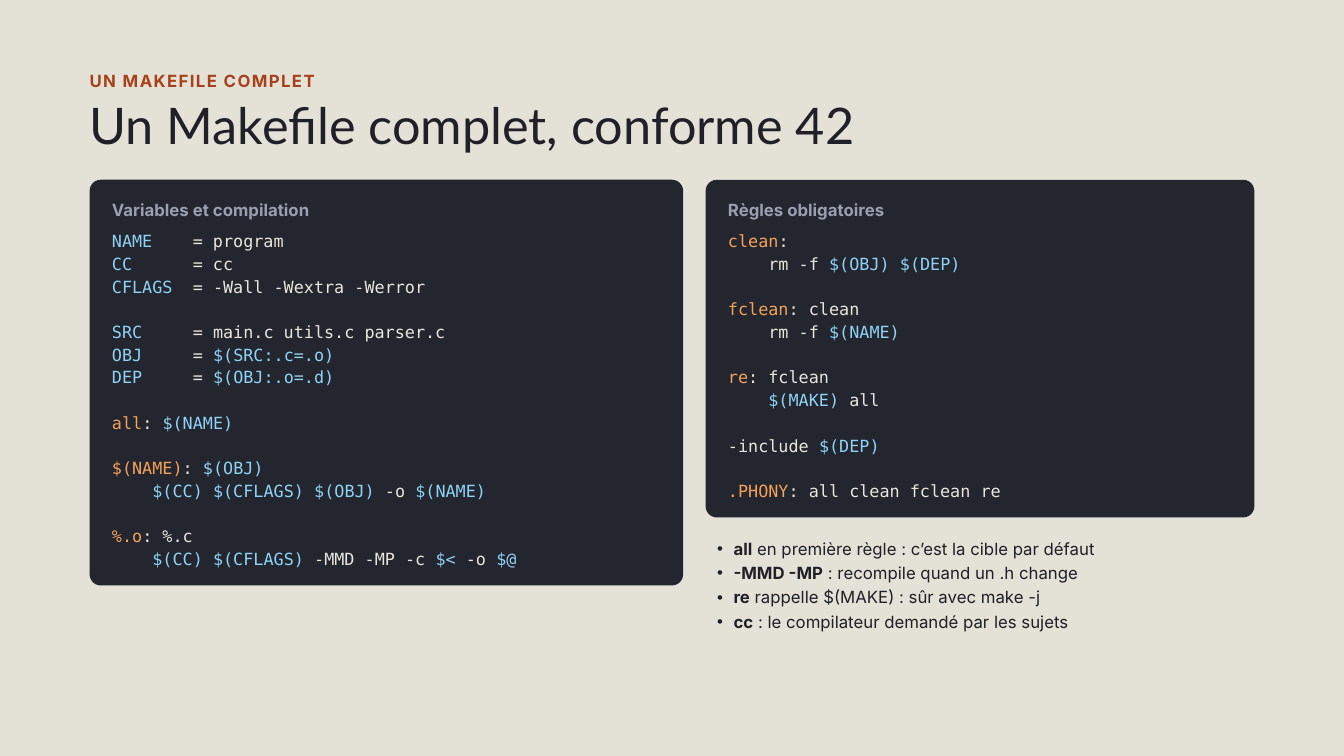
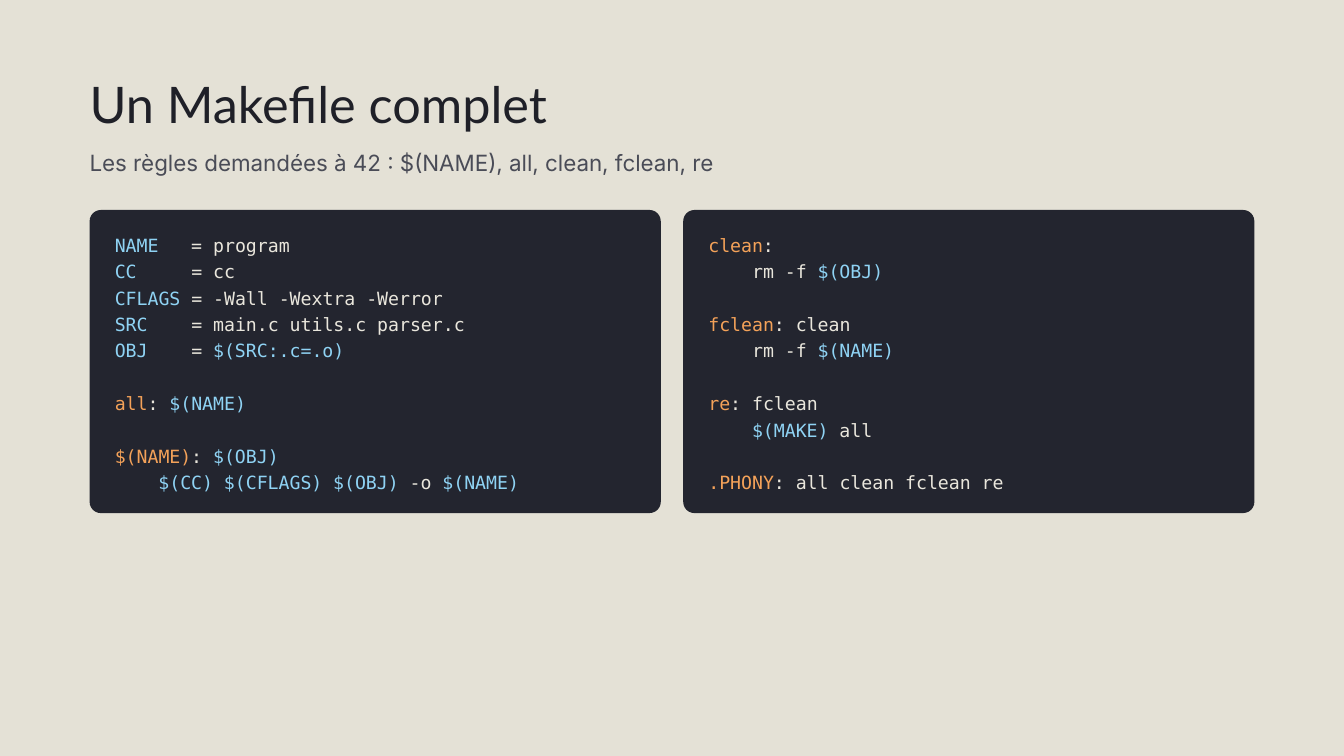
Before and after one commit to Blaeste/42-know, a slide deck: slide 11 of Makefile.pptx. Drawn at 1344x756 pixels with LibreOffice and Linux fonts; fonts in the diff are those of the drawing. Boxes give left, top, right and bottom in pixels: in the first picture for what was removed or moved away, otherwise in the second. Text is boxed around its words. In the diff, an @@ line names an element or a change of style, - is before the commit and + after.

```diff
--- a/Makefile.pptx
+++ b/Makefile.pptx
@@ title at [90,86,547,132]: text changed; size 12 to 36 pt; font Inter to Lato; text colour #A8411B to #1F2028; bold off @@
-UN MAKEFILE COMPLET
+Un Makefile complet
@@ text at [90,152,713,176]: text changed; size 36 to 16 pt; font Lato to Inter; text colour #1F2028 to #4A4C57 @@
-Un Makefile complet, conforme 42
+Les règles demandées à 42 : $(NAME), all, clean, fclean, re
@@ rounded rectangle removed at [90,179,684,586] @@
@@ rounded rectangle removed at [706,179,1254,517] @@
@@ text removed at [112,203,309,220] @@
-Variables et compilation
@@ text removed at [728,203,884,220] @@
-Règles obligatoires
@@ rounded rectangle "NAME = program": place and size @@
-rounded rectangle "NAME = program" at [112,234,486,568]
+rounded rectangle "NAME = program" at [90,210,661,513]
@@ rounded rectangle "NAME = program" at [90,210,661,513]: size 12 to 13 pt; line spacing 16.2pt to 18.9pt; fill none to #23252F @@
@@ rounded rectangle "clean:": place and size @@
-rounded rectangle "clean:" at [728,234,1001,498]
+rounded rectangle "clean:" at [684,210,1255,513]
@@ rounded rectangle "clean:" at [684,210,1255,513]: fill none to #23252F @@
@@ text in rounded rectangle at [708,238,1004,490]: size 12 to 13 pt in "clean:", "fclean: clean", "rm -f $(NAME)", "re: fclean" and 2 more places; line spacing 16.2pt to 18.9pt @@
@@ text in rounded rectangle at [752,264,884,281]: text changed; size 12 to 13 pt @@
-rm -f $(OBJ) $(DEP)
+rm -f $(OBJ)
@@ text in rounded rectangle at [213,370,334,386]: paragraph removed @@
-DEP = $(OBJ:.o=.d)
@@ text in rounded rectangle at [728,439,880,455]: paragraph removed @@
--include $(DEP)
@@ text in rounded rectangle at [112,530,486,568]: paragraphs removed @@
-%.o: %.c
-$(CC) $(CFLAGS) -MMD -MP -c $< -o $@
@@ text removed at [734,542,1095,632] @@
-• all en première règle : c’est la cible par défaut
-• -MMD -MP : recompile quand un .h change
-• re rappelle $(MAKE) : sûr avec make -j
-• cc : le compilateur demandé par les sujets
```
Also in this commit, not shown: 10 other slides changed, 10 slides added, 12 slides removed, 3 other files.
